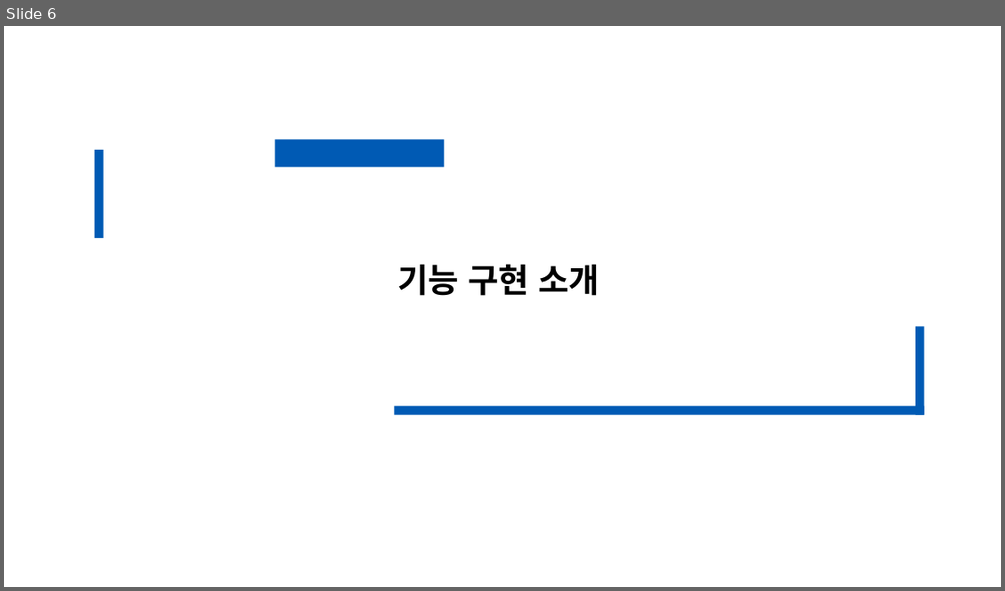
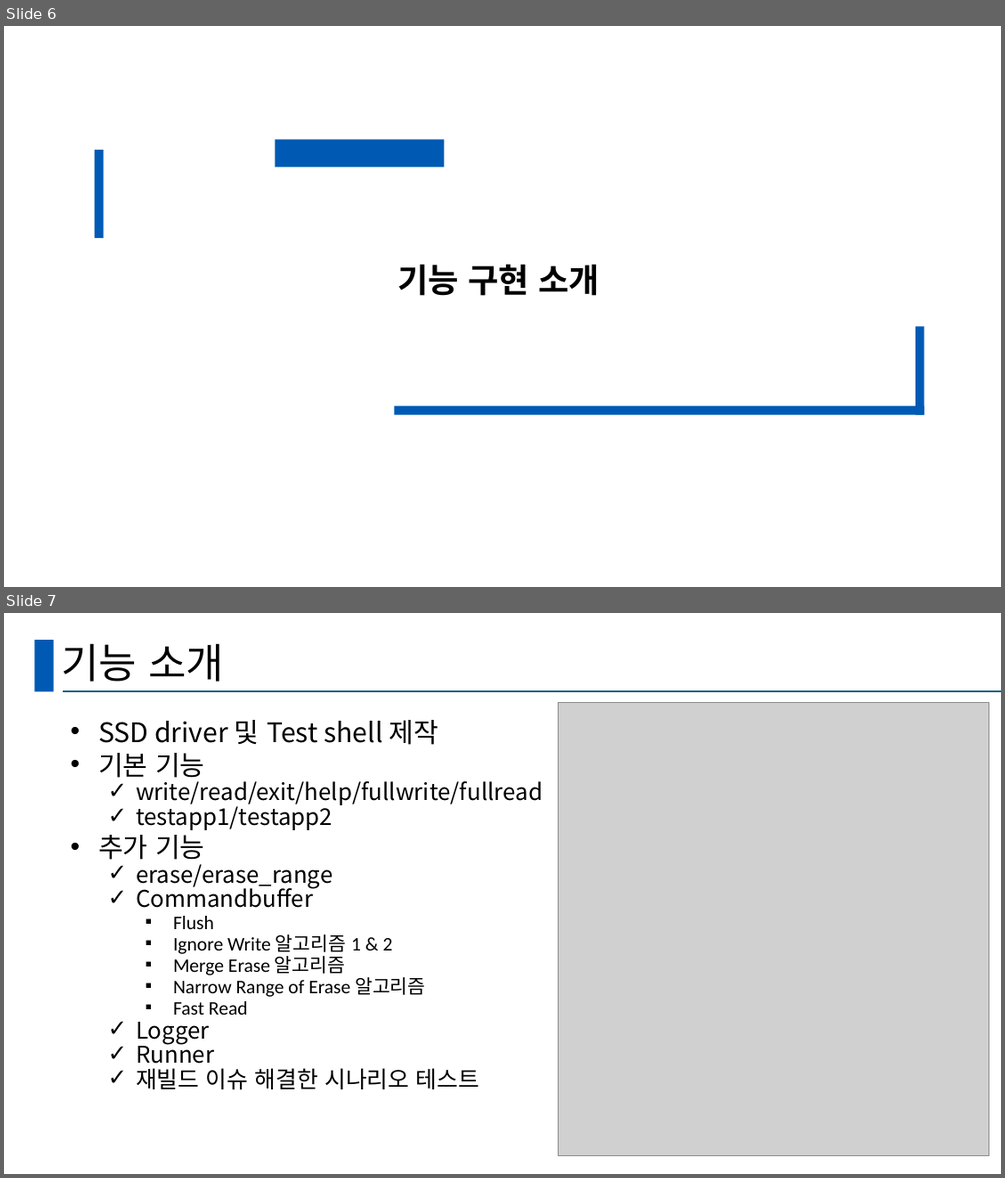
Before and after one commit to hy-ra-na/presentation_Americano, a slide deck: 발표양식.pptx. Shown one above the other, each under a label of ours: slide 6 before the commit, slides 6 and 7 after it. The pictures are 1005x591 and 1005x1178 pixels, drawn with LibreOffice and Linux fonts; fonts in the diff are those of the drawing; grey boxes stand for pictures. Boxes give left, top, right and bottom in pixels: in the first picture for what was removed or moved away, otherwise in the second. Text is boxed around its words. In the diff, an @@ line names an element or a change of style, - is before the commit and + after.

```diff
--- a/발표양식.pptx
+++ b/발표양식.pptx
@@ slide 7 added at (4, 613, 1001, 1174), background #FFFFFF @@
@@ rectangle added at (34, 640, 53, 691), fill #005AB4 @@
@@ title added at (61, 643, 224, 682), 39.6 pt, text #000000 @@
+기능 소개
@@ line added from (63, 691) to (1001, 691), #156082 1.5 pt @@
@@ picture added at (558, 702, 989, 1155) @@
@@ text added at (98, 720, 542, 1090), 22.2 pt, text #000000 @@
+• SSD driver 및 Test shell 제작
+• 기본 기능
+  ✓ write/read/exit/help/fullwrite/fullread
+  ✓ testapp1/testapp2
+• 추가 기능
+  ✓ erase/erase_range
+  ✓ Commandbuffer
+    ▪ Flush
+    ▪ Ignore Write 알고리즘 1 & 2
+    ▪ Merge Erase 알고리즘
+    ▪ Narrow Range of Erase 알고리즘
+    ▪ Fast Read
+  ✓ Logger
+  ✓ Runner
+  ✓ 재빌드 이슈 해결한 시나리오 테스트
```
Also in this commit, not shown: 2 slides changed, 2 other slides added, 2 slides removed.
